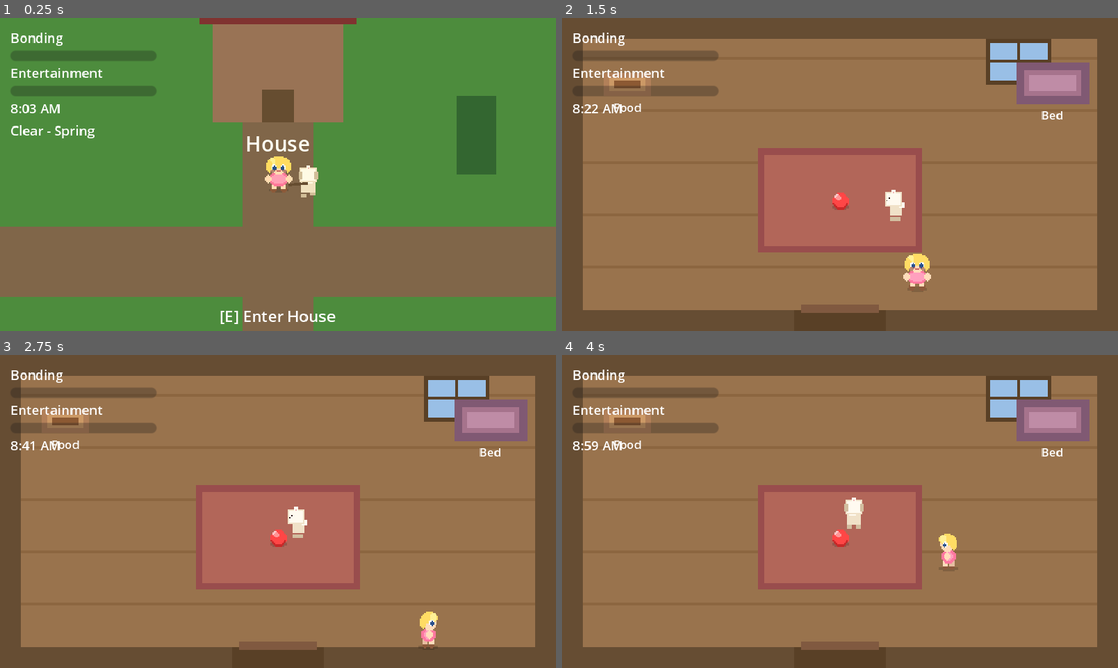
Above: before the commit, frames 1-4 (two rows, left to right).
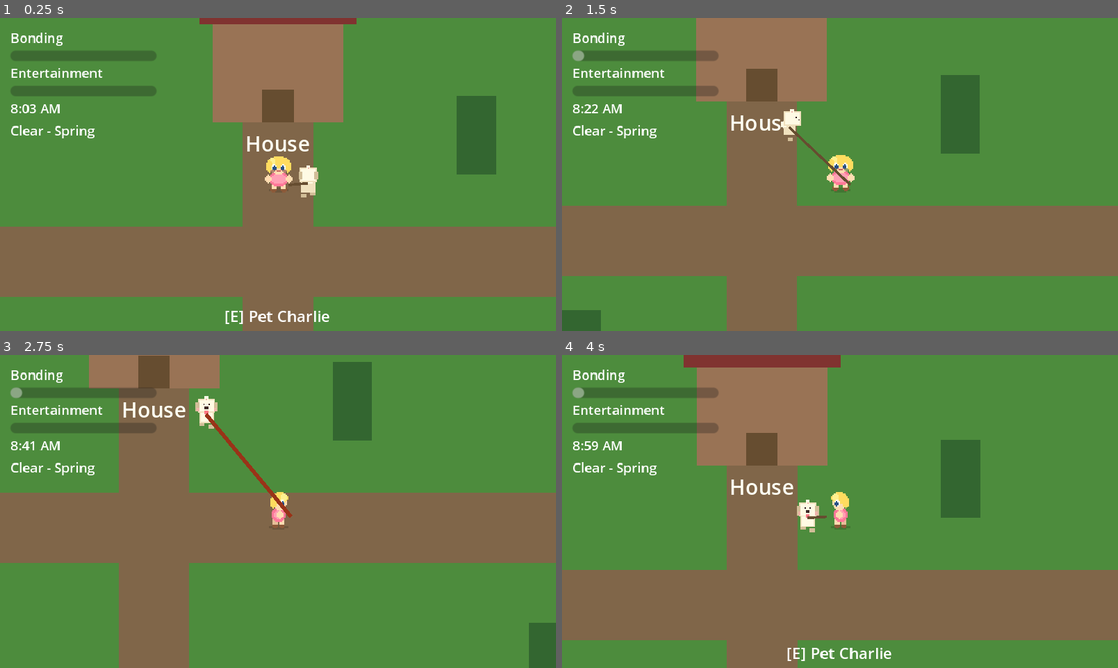
Above: after the commit, the same moments.

Repository: scs3jb/charliegotchi
Game: Godot game, scene res://scenes/Overworld.tscn
The game is run twice, just before and just after one commit, with the same random seed, the same clock (stepped at 60 frames per second) and the same inputs. This scene is started directly instead of the project's main scene.
Inputs:
- Up to frame 1 (0.25 s): no input
- Up to frame 2 (1.5 s): tap Enter at 0.5 s; hold D (move_right) 0.53-1.28 s; hold E (interact) 0.53-1.28 s; hold S (move_down) from 1.28 s (still down); tap E (interact) at 1.35 s
- Up to frame 3 (2.75 s): release S (move_down) at 2.03 s; hold D (move_right) from 2.03 s (still down); hold E (interact) from 2.03 s (still down)
- Up to frame 4 (4 s): release D (move_right) at 2.78 s; release E (interact) at 2.78 s; hold W (move_up) 2.78-3.53 s; tap E (interact) at 2.85 s; hold A (move_left) from 3.53 s (still down); hold E (interact) from 3.53 s (still down)

The runs differ from the first frame. In frame 1, 0.4% of the frame differs, in the area x 39-61%, y 93-98%; in frame 2, 94%; in frame 3, 97%, in the area x 0-100%, y 0-100%; in frame 4, 93%.

Commit message:
Improved leash dynamics

Diff:
--- a/scripts/charlie/Charlie.gd
+++ b/scripts/charlie/Charlie.gd
@@ -343,6 +343,15 @@
 			resistance_amount = tension_factor * moving_away_factor
 			is_resisting = resistance_amount > 0.1
 
+			# When at max leash length, Charlie gets dragged reluctantly
+			if distance_to_player >= leash_max_distance * 0.95:
+				# Charlie is being dragged - move toward player but slowly and reluctantly
+				var drag_speed = speed * 0.3 * tension_factor
+				velocity = direction_to_player * drag_speed
+				# Maximum resistance when being dragged
+				resistance_amount = 1.0
+				is_resisting = true
+
 func _update_animation() -> void:
 	if not animated_sprite or not animated_sprite.sprite_frames:
 		return
@@ -432,8 +441,23 @@
 	if has_ball:
 		take_ball_from_charlie()
 		GameState.do_fetch_success()
+	elif is_on_leash:
+		# When on leash, petting increases bonding
+		_get_pet()
 	elif player.has_method("pickup") and player.held_object == null:
 		player.pickup(self)
+
+func _get_pet() -> void:
+	# Increase bonding when petted
+	var bonding_increase = 0.05  # 5% per pet
+	GameState.bonding = clampf(GameState.bonding + bonding_increase, 0.0, 1.0)
+	GameState.emit_signal("stats_changed")
+
+	# Brief pause to show Charlie enjoying the pet
+	velocity = Vector2.ZERO
+
+	# Visual feedback - could add animation here later
+	print("Charlie enjoys the head rub! Bonding: %d%%" % int(GameState.bonding * 100))
 
 func get_picked_up() -> void:
 	current_state = State.HELD
--- a/scripts/player/Player.gd
+++ b/scripts/player/Player.gd
@@ -3,7 +3,7 @@
 ## Player - The main character (blonde girl)
 
 @export var speed: float = 80.0
-@export var leash_drag_speed: float = 40.0  # Speed when dragging resistant Charlie
+@export var leash_drag_speed: float = 15.0  # Speed when dragging resistant Charlie (very slow)
 
 # References
 var animated_sprite: AnimatedSprite2D = null
--- a/scripts/scenes/Overworld.gd
+++ b/scripts/scenes/Overworld.gd
@@ -69,6 +69,14 @@
 	var player_pos = player.global_position
 	nearby_interactable = null
 
+	# Check distance to Charlie first (petting)
+	var charlie_dist = player_pos.distance_to(charlie.global_position)
+	if charlie_dist < 40:
+		interaction_prompt.text = "[E] Pet Charlie"
+		interaction_prompt.visible = true
+		nearby_interactable = charlie
+		return
+
 	# Check distance to house door
 	var dist = player_pos.distance_to(house.global_position + Vector2(0, 40))
 	if dist < 50:
@@ -79,7 +87,9 @@
 		interaction_prompt.visible = false
 
 func _on_interact_pressed() -> void:
-	if nearby_interactable == house:
+	if nearby_interactable == charlie:
+		charlie.interact(player)
+	elif nearby_interactable == house:
 		_enter_house()
 
 func _enter_house() -> void:
Not shown, changed: CLAUDE.md
